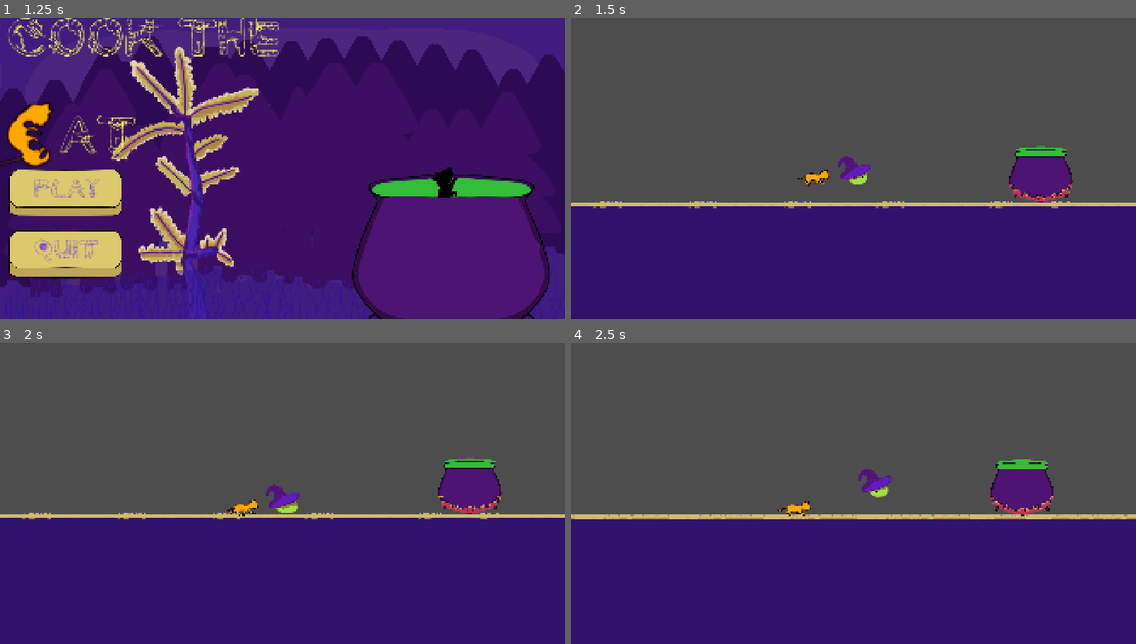
Above: before the commit, frames 1-4 (two rows, left to right).
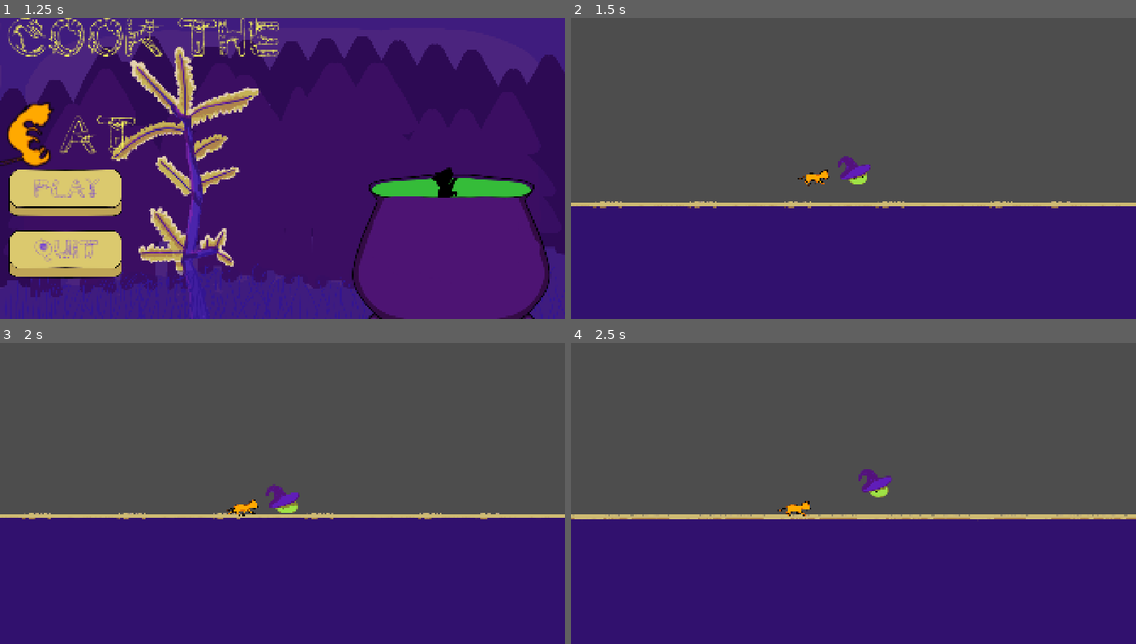
Above: after the commit, the same moments.

Repository: EternaHQ/Enchanted-Mini-Jam
Game: Godot game, scene res://Scenes/Main.tscn
Same seed, same stepped clock (60 frames per second), same inputs: the game is played once before the commit and once after it.
Inputs (mouse positions are in pixels of both pictures, inside the frame that each line leads up to):
- Up to frame 1 (1.25 s): move the mouse to (406, 153) at 0.52 s; press the mouse at (406, 153) at 0.53 s; hold Right (Right) from 0.53 s (still down); tap Space (Up) at 0.77 s
- Up to frame 2 (1.5 s): release Right (Right) at 1.25 s; release the mouse at (977, 153) at 1.25 s; click (638, 189) at 1.25 s
- Up to frame 3 (2 s): no input
- Up to frame 4 (2.5 s): move the mouse to (813, 508) at 2.02 s; hold Right (Right) from 2.03 s (still down); click (813, 508) at 2.1 s; tap Space (Up) at 2.27 s

Frame 1 is identical in both runs. In frame 2, 1.7% of the frame differs, in the area x 77-89%, y 42-62%; in frame 3, 1.7%, in the area x 77-89%, y 37-57%; in frame 4, 1.7%.

Commit message:
modified collision mask/layers vom cauldran

Diff:
--- a/enchanted-game-jam/Scenes/cauldron.gd
+++ b/enchanted-game-jam/Scenes/cauldron.gd
@@ -15,9 +15,14 @@
 
 
 
+
+
 func _on_area_top_area_entered(area: Area2D) -> void:
+
+
 	if area.name=='GrabArea2D':
 		print("cat is in cauldron")
 		area.get_parent().queue_free()
 		get_tree().change_scene_to_file(next_level)
 		current_scene+=1
+	 # Replace with function body.
--- a/enchanted-game-jam/Scenes/cauldron.tscn
+++ b/enchanted-game-jam/Scenes/cauldron.tscn
@@ -51,8 +51,8 @@
 script = ExtResource("1_2rulr")
 
 [node name="Area_top" type="Area2D" parent="." unique_id=2028879698]
-collision_layer = 16
-collision_mask = 16
+collision_layer = 18
+collision_mask = 18
 
 [node name="CollisionShape2D" type="CollisionShape2D" parent="Area_top" unique_id=1797421755]
 position = Vector2(-5, 162)
@@ -60,10 +60,12 @@
 shape = SubResource("CapsuleShape2D_b37d6")
 
 [node name="back_sprite" type="Sprite2D" parent="." unique_id=1457933939]
+visible = false
 position = Vector2(0, -24)
 texture = ExtResource("2_oiwvb")
 
 [node name="front_sprite" type="AnimatedSprite2D" parent="." unique_id=655461960]
+visible = false
 z_index = 2
 sprite_frames = SubResource("SpriteFrames_ql73s")
 autoplay = "default"
